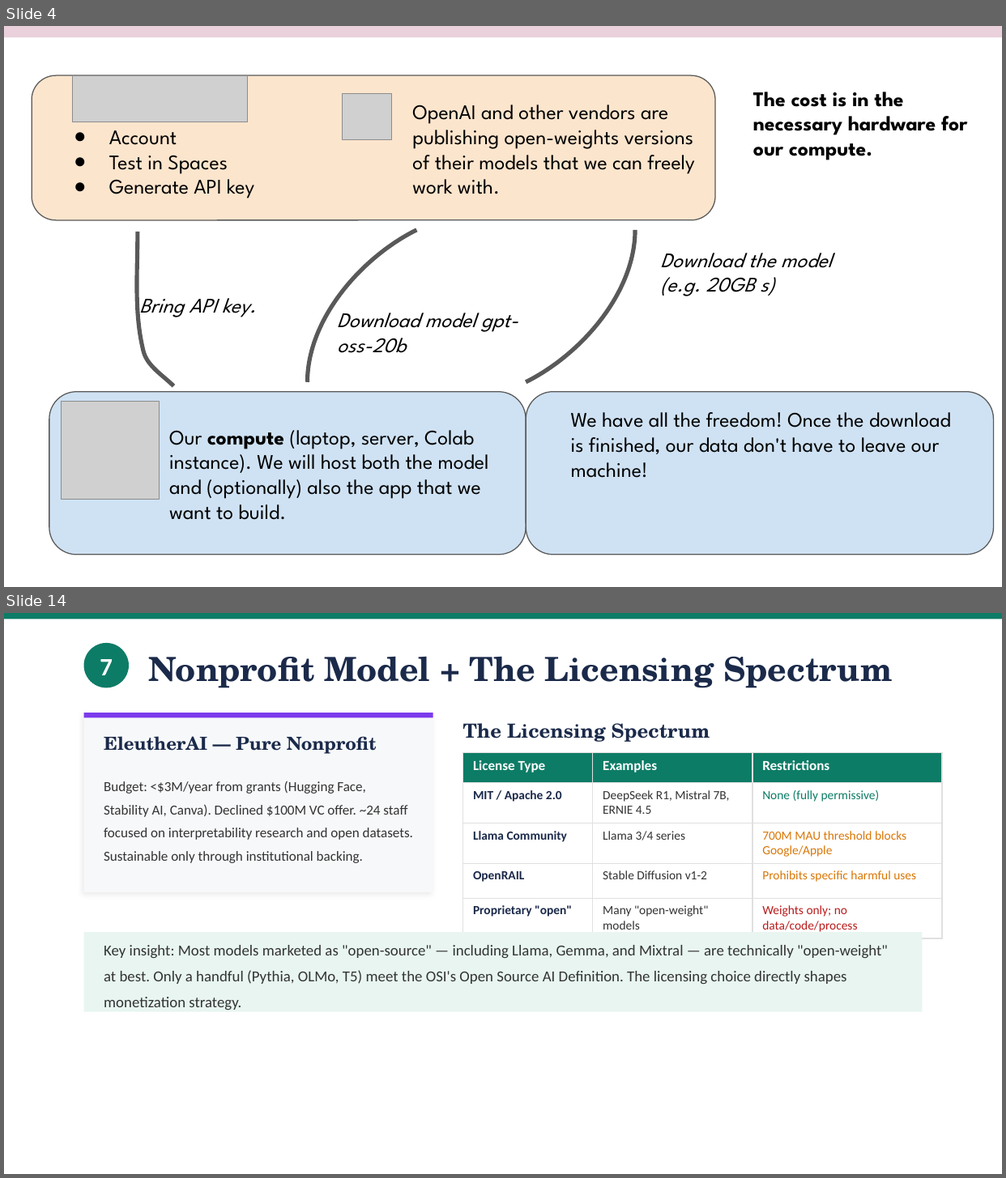
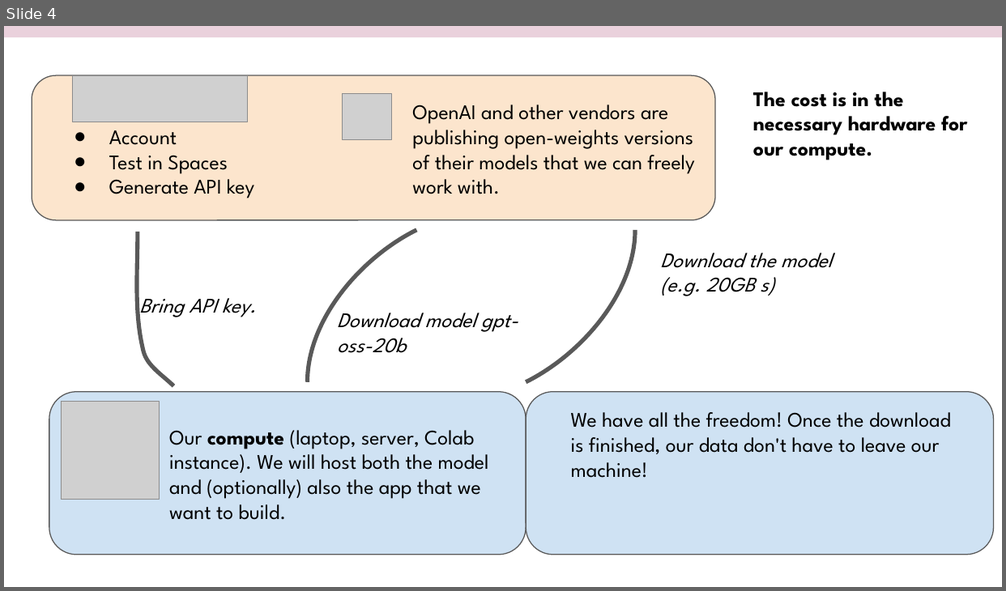
Before and after one commit to robertbarcik/genai-in-python-tutorial, a slide deck: 0_genAI_in_Python.pptx. Shown one above the other, each under a label of ours: slides 4 and 14 before the commit, slide 4 after it; the slides between them are not shown. The pictures are 1006x1178 and 1006x591 pixels, drawn with LibreOffice and Linux fonts; fonts in the diff are those of the drawing; grey boxes stand for pictures. Boxes give left, top, right and bottom in pixels: in the first picture for what was removed or moved away, otherwise in the second. Text is boxed around its words. In the diff, an @@ line names an element or a change of style, - is before the commit and + after.

```diff
--- a/0_genAI_in_Python.pptx
+++ b/0_genAI_in_Python.pptx
@@ slide 14 removed at <box>4,613,1002,1174</box>, background #FFFFFF @@
@@ rectangle removed at <box>4,613,1002,619</box> @@
@@ ellipse removed at <box>84,643,129,688</box> @@
@@ text removed at <box>100,659,113,675</box> @@
-7
@@ text removed at <box>149,656,892,688</box> @@
-Nonprofit Model + The Licensing Spectrum
@@ rectangle removed at <box>84,713,433,892</box> @@
@@ rectangle removed at <box>84,713,433,717</box> @@
@@ text removed at <box>463,723,710,742</box> @@
-The Licensing Spectrum
@@ text removed at <box>104,736,377,754</box> @@
-EleutherAI — Pure Nonprofit
@@ table removed at <box>463,752,942,1080</box>, 5 rows, 3 columns @@
-License Type | Examples | Restrictions
-MIT / Apache 2.0 | DeepSeek R1, Mistral 7B, ERNIE 4.5 | None (fully permissive)
-Llama Community | Llama 3/4 series | 700M MAU threshold blocks Google/Apple
-OpenRAIL | Stable Diffusion v1-2 | Prohibits specific harmful uses
-Proprietary "open" | Many "open-weight" models | Weights only; no data/code/process
@@ text removed at <box>104,781,413,863</box> @@
-Budget: <$3M/year from grants (Hugging Face, Stability AI, Canva). Declined $100M VC offer. ~24 staff focused on interpretability research and open datasets. Sustainable only through institutional backing.
@@ rectangle removed at <box>84,932,922,1012</box> @@
@@ text removed at <box>104,945,888,1010</box> @@
-Key insight: Most models marketed as "open-source" — including Llama, Gemma, and Mixtral — are technically "open-weight" at best. Only a handful (Pythia, OLMo, T5) meet the OSI's Open Source AI Definition. The licensing choice directly shapes monetization strategy.
```
Also in this commit, not shown: 12 other slides removed, 1 other file.
